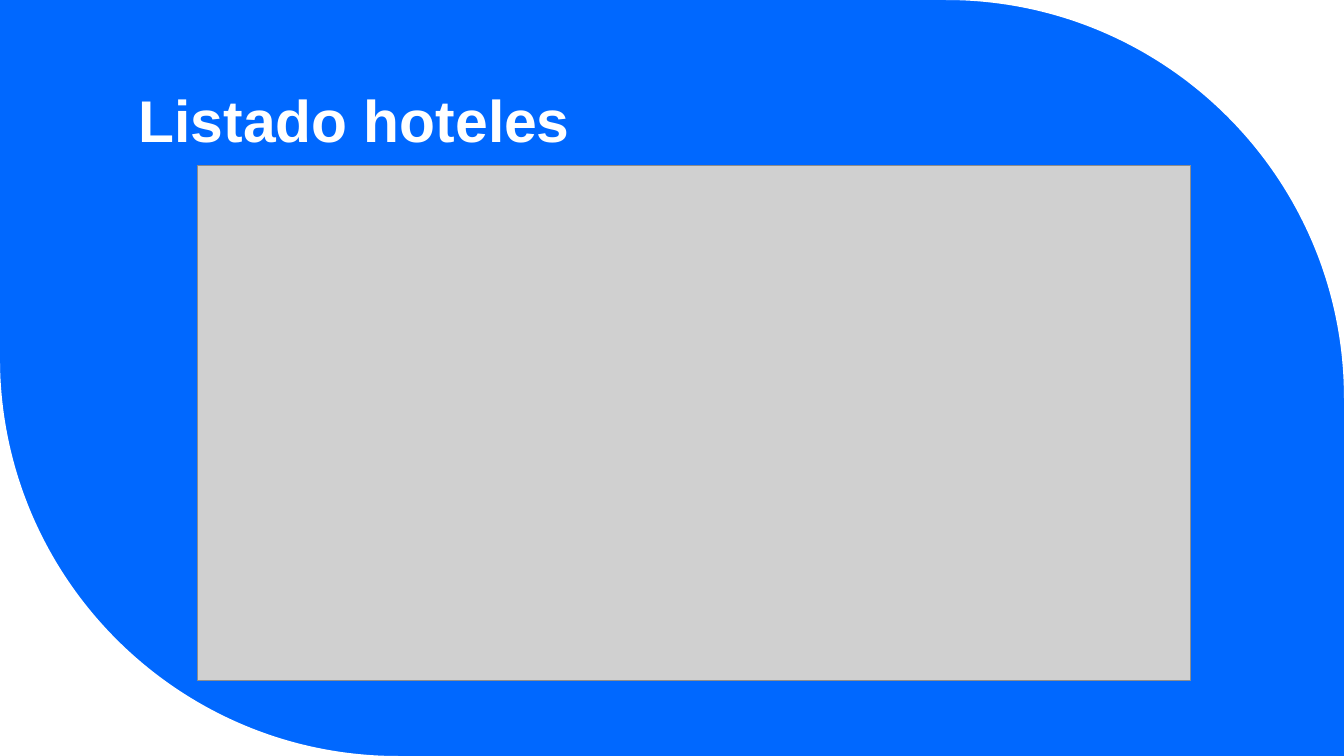
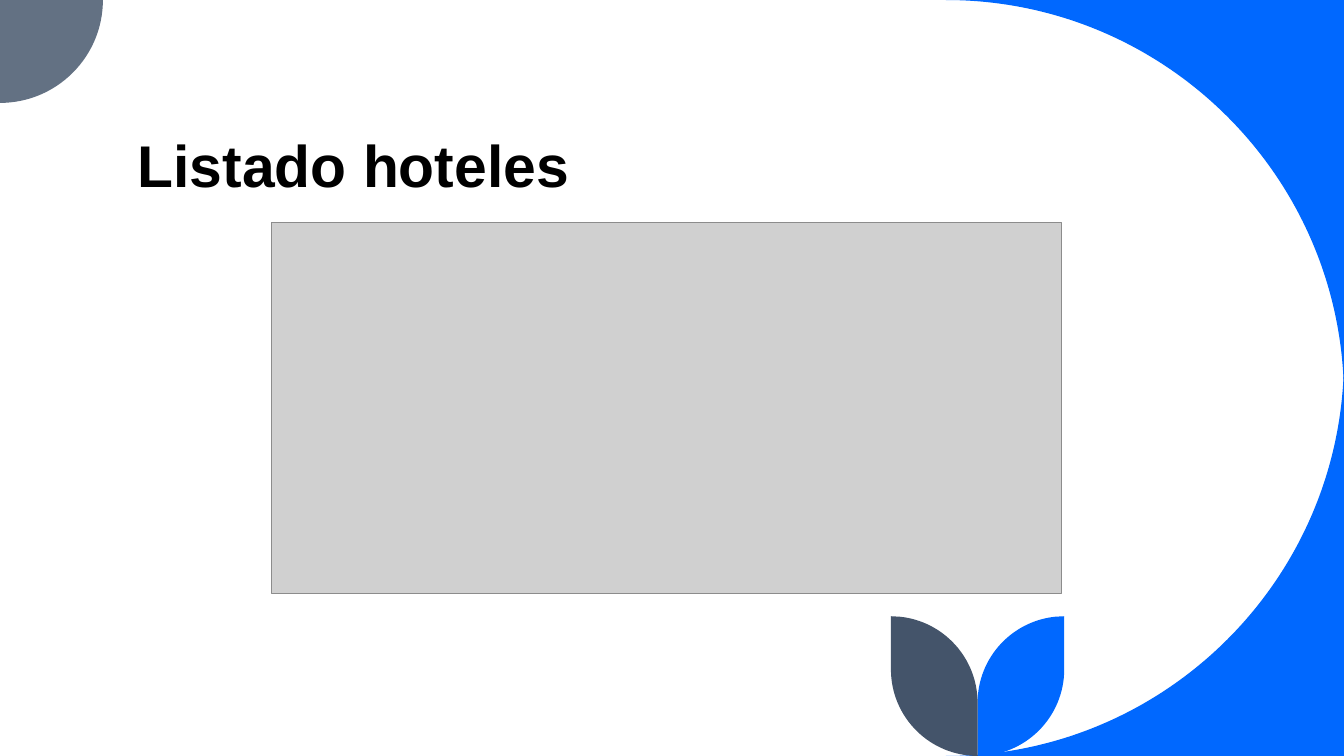
Before and after one commit to sleepyrazor/hotel-booking, a slide deck: slide 12 of Documentación/Book-IT-ing presentacion.pptx. Drawn at 1344x756 pixels with LibreOffice and Linux fonts; fonts in the diff are those of the drawing; grey boxes stand for pictures. Boxes give left, top, right and bottom in pixels: in the first picture for what was removed or moved away, otherwise in the second. Text is boxed around its words. In the diff, an @@ line names an element or a change of style, - is before the commit and + after.

```diff
--- a/Documentación/Book-IT-ing presentacion.pptx
+++ b/Documentación/Book-IT-ing presentacion.pptx
@@ background #0068FF to #FFFFFF @@
@@ title "Listado hoteles": place and size @@
-title "Listado hoteles" at [139,99,570,143]
+title "Listado hoteles" at [138,144,569,188]
@@ title "Listado hoteles" at [138,144,569,188]: text colour #FFFFFF to #000000 @@
@@ freeform shape at [946,0,1344,398]: fill #FFFFFF to #0068FF @@
@@ picture: place and size @@
-picture at [198,165,1191,681]
+picture at [272,223,1062,594]
@@ freeform shape removed at [0,358,398,756] @@
@@ group added at [0,0,1344,756]: 4 freeform shapes @@
```
Also in this commit, not shown: 7 other slides changed, 2 slides added, 1 other file.
